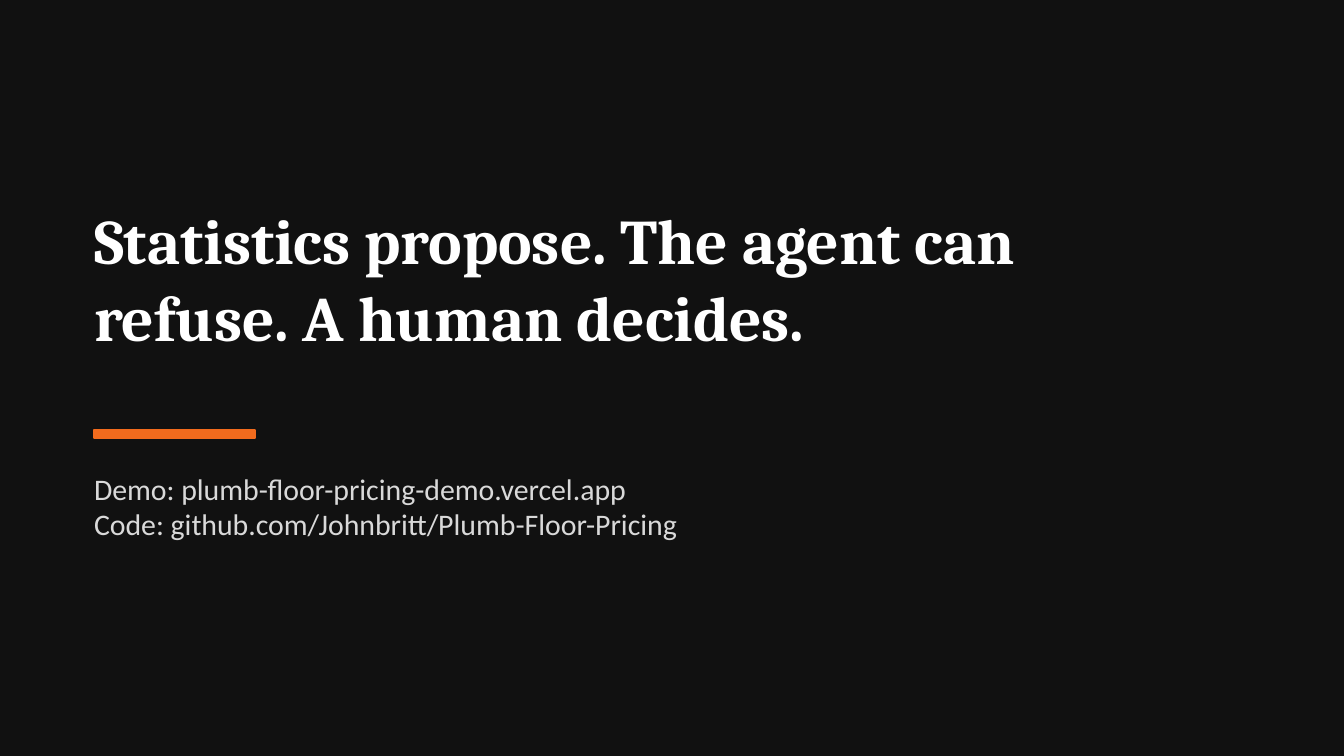
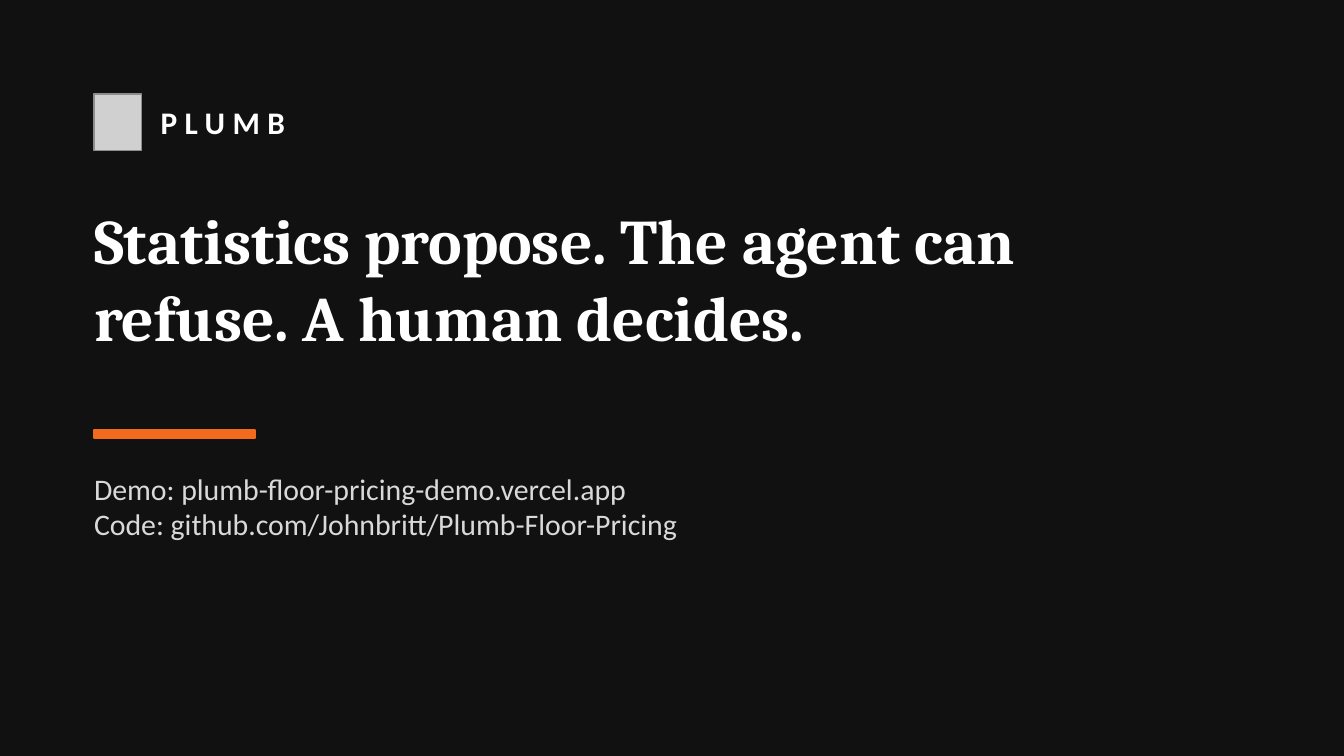
Before and after one commit to Johnbritt/Plumb-Floor-Pricing, a slide deck: slide 9 of docs/pitch/PLUMB_Pitch_Deck.pptx. Drawn at 1344x756 pixels with LibreOffice and Linux fonts; fonts in the diff are those of the drawing; grey boxes stand for pictures. Boxes give left, top, right and bottom in pixels: in the first picture for what was removed or moved away, otherwise in the second. Text is boxed around its words. In the diff, an @@ line names an element or a change of style, - is before the commit and + after.

```diff
--- a/docs/pitch/PLUMB_Pitch_Deck.pptx
+++ b/docs/pitch/PLUMB_Pitch_Deck.pptx
@@ picture added at (94, 94, 142, 151) @@
@@ text added at (161, 113, 285, 135), 16.8 pt, text #FFFFFF, bold @@
+PLUMB
```
Also in this commit, not shown: 8 other slides changed, 3 other files.
